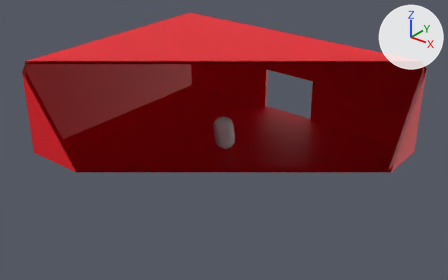
The FBX model assets/model/house.fbx, before and after one commit.
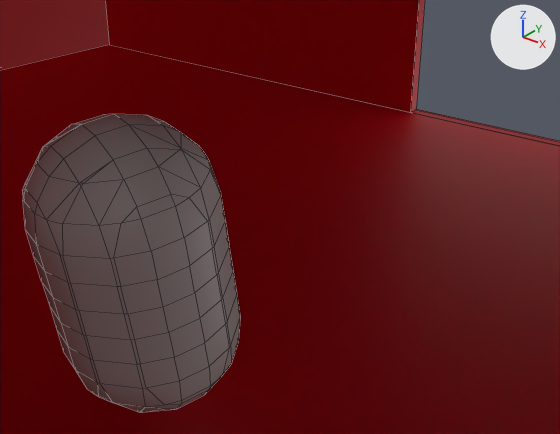
There are two pictures of each version: one whole from a 50 mm lens placed at (13.44, -16.8, 11.85), pointed at (0.32, -0.4, 1.69), one close up from a 50 mm lens placed at (2.22, -1.83, 3.35), pointed at (0.41, 0.44, 1.94). Lighting does not change. The marker at upper right points along +X, +Y and +Z. The close-ups show mesh edges as thin lines. Everything nearer to the camera than a plane just in front of the edit is cut away. Where no turn or scale is listed for an object, it has been applied to the vertices.
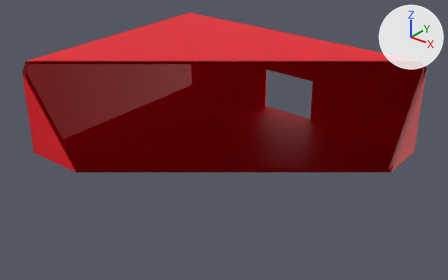
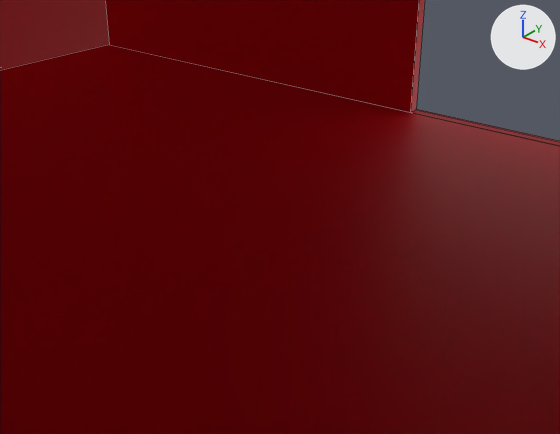
Diff of the bpy script that builds the scene:
```diff
--- a/assets/model/house.fbx.py
+++ b/assets/model/house.fbx.py
@@ ob_player @@
-ob_player = bpy.data.objects.new('player', me_mesh)
-ob_player.location = (0.0, 0.0, 1.753)
```

Where the change shows, as pixel boxes [x1, y1, x2, y2] in the close-ups (560 x 434 px):
'player', deleted: before [23, 114, 240, 412]
